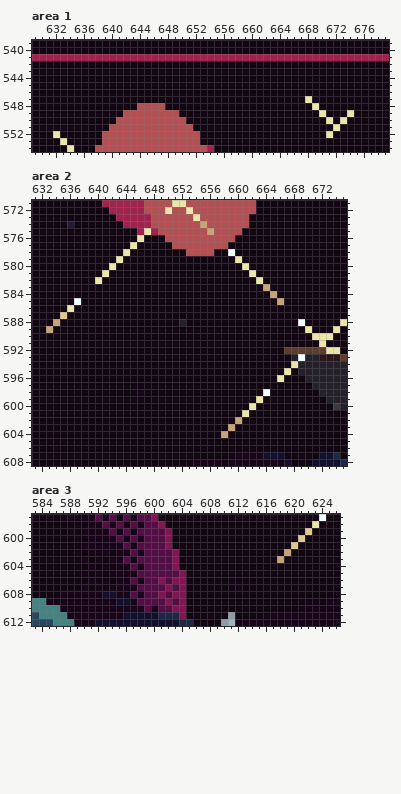
Two versions of one pixel-art file, raw assets/sketch.ase. Above is the file before it was changed.
1280x720 pixels, 1 frame. Shown: area 1: x 629..679, y 539..554; area 2: x 631..675, y 571..608; area 3: x 583..626, y 597..612. The commit also changed other parts of the picture, which this record leaves out.
Now the later version:
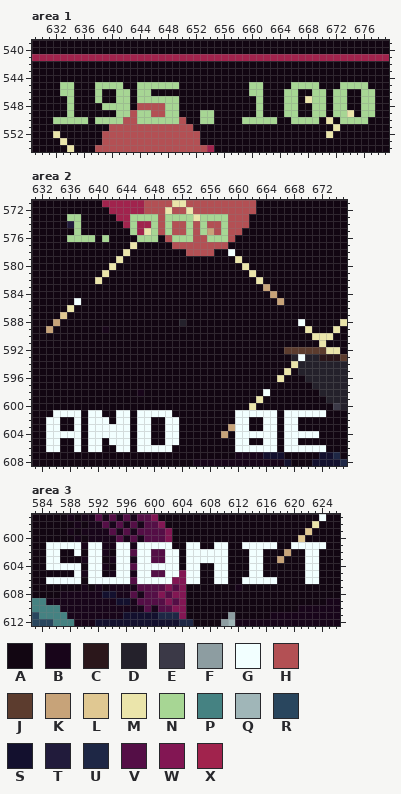
Palette (. is transparent): A #120612  B #18051a  C #2b171b  D #24212b  E #3b3947  F #8d9da1  G #f2ffff  H #b35054  J #5c3c2e  K #c7a379  L #e0c892  M #ebe5ab  N #a7d694  P #458282  Q #a0b6b8  R #29465e  S #13102e  T #211b3b  U #1e2745  V #540e46  W #821653  X #a1234d
Changes in this commit:
layer "GUI" added
--- area 1, layer "GUI"
@@ x 629..679 @@
 544 AAAAAAAAAAAAAAAAAAAAAAAAAAAAAAAAAAAAAAAAAAAAAAAAAAA
-545 AAAAAAAAAAAAAAAAAAAAAAAAAAAAAAAAAAAAAAAAAAAAAAAAAAA
-546 AAAAAAAAAAAAAAAAAAAAAAAAAAAAAAAAAAAAAAAAAAAAAAAAAAA
-547 AAAAAAAAAAAAAAAAAAAAAAAAAAAAAAAAAAAAAAAMAAAAAAAAAAA
-548 AAAAAAAAAAAAAAAHHHHAAAAAAAAAAAAAAAAAAAAAMAAAAAAAAAA
-549 AAAAAAAAAAAAAHHHHHHHHAAAAAAAAAAAAAAAAAAAAMAAAMAAAAA
-550 AAAAAAAAAAAAHHHHHHHHHHAAAAAAAAAAAAAAAAAAAAMAMAAAAAA
+545 AAAANNAAANNNNAANNNNNNAAAAAAAAAANNAAAANNNNAAANNNNAAA
+546 AAAANNAAANAANNANNAAAAAAAAAAAAAANNAAANNAANNANNAANNAA
+547 AAAAANAAANAANNANNNNNNAAAAAAAAAAANAAANNAMNNANNAANNAA
+548 AAAAANAAAANNNNAHHHHNNAAAAAAAAAAANAAANNAANNANNAANNAA
+549 AAAAANAAAAAANNHNNHHNNAAANNAAAAAANAAANNAANNANNMANNAA
+550 AAANNNNNANNNNHHNNNNNNHAANNAAAANNNNNAANNNNAMANNNNAAA
 551 AAAAAAAAAAAHHHHHHHHHHHHAAAAAAAAAAAAAAAAAAAAMAAAAAAA
--- area 2, layer "GUI"
@@ x 634..660 @@
 572 AAAAAAAAXXXXXHHHMHHMHHHHHHH
-573 AAAAAAAAAXXXXXHHHHHHMHHHHHH
-574 AATAAAAAAAXXXXHHHHHHHKHHHHH
-575 AAAAAAAAAAAAXMXHHHHHHHKHHHH
-576 AAAAAAAAAAAAMAAAHHHHHHHHHHA
+573 AANNAAAAAXXNNNNHNNNNMNNNNHH
+574 AATNAAAAAAXNXXNHNHHNHNHHNHH
+575 AAANAAAAAAANXMNHNHHNHNKHNHH
+576 AANNNNANAAAANNNAHNNNHHNNNHA
 577 AAAAAAAAAAAMAAAAAHHHHHHHHAA
@@ x 631..675 @@
 600 AAAAAAAAAAAAAAAAAAAAAAAAAAAAAAAMAAAAAAAAAAAED
-601 AAAAAAAAAAAAAAAAAAAAAAAAAAAAAAMAAAAAAAAAAAAAA
-602 AAAAAAAAAAAAAAAAAAAAAAAAAAAAAKAAAAAAAAAAAAAAA
-603 AAAAAAAAAAAAAAAAAAAAAAAAAAAAKAAAAAAAAAAAAAAAA
-604 AAAAAAAAAAAAAAAAAAAAAAAAAAAKAAAAAAAAAAAAAAAAA
-605 AAAAAAAAAAAAAAAAAAAAAAAAAAAAAAAAAAAAAAAAAAAAA
-606 AAABAAAAAAAAAAAAAAAAAAAAAAAAAAAAAAAAAAAAAAAAA
+601 AAAGGGGAGGAAGGAGGGGGAAAAAAAAAGGGGGGAGGGGGGAAA
+602 AAGGAAGAGGGAGGAGGAAGGAAAAAAAAGGAAGGAGGAAAAAAA
+603 AAGGAAGAGGGGGGAGGAAGGAAAAAAAKGGAAGGAGGAAAAAAA
+604 AAGGGGGAGGGGGGAGGAAGGAAAAAAKAGGGGGGAGGGGGAAAA
+605 AAGGAAGAGGAGGGAGGAAGGAAAAAAAAGGAAGGAGGAAAAAAA
+606 AAGGAAGAGGAAGGAGGGGGAAAAAAAAAGGGGGGAGGGGGGAAA
 607 AAAAAAAAAAAAAAAAAAAAAAAAAAAAABBBBSSSAAAAASSUA
--- area 3, layer "GUI"
@@ x 583..626 @@
 600 AAAAAABABBBBVBVBVVVWAAAAAAAAAAAAAAAAAALAAAAA
-601 AAAAAAABBBBBBVBVVVVWAAAAAAAAAAAAAAAAALAAAAAA
-602 AAAAAABABBBABBVBVVVVWAAAAAAAAAAAAAAAKAAAAAAA
-603 AAAAAAABABABBVBVVVVVWAAAAAAAAAAAAAAKAAAAAAAA
-604 AAAAAAAABABABBVBVVVVWAAAAAAAAAAAAAAAAAAAAAAA
-605 AAAAAAABABABBBBVVVVVVWAAAAAAAAAAAAAAAAAAAAAA
-606 AAAAAAAABABABBVBVVWVWWAAAAAAAAAAAAAAAAAAAAAA
+601 AAGGGGGBGGBBGGBGGGGGAAGGAAGGAAGGGGGAAGGGGGAA
+602 AAGGAAGAGGBAGGVGGVVGGAGGGGGGAAAGGAAAKAAGGAAA
+603 AAGGAAABGGABGGBGGVVGGAGGGGGGAAAGGAAKAAAGGAAA
+604 AAGGGGGAGGBAGGVGGGGGGAGGAAGGAAAGGAAAAAAGGAAA
+605 AAAAAAGBGGABGGBGGVVGGWGGAAGGAAAGGAAAAAAGGAAA
+606 AAGGGGGAGGGGGGVGGGGGWWGGAAGGAAGGGGGAAAAGGAAA
 607 AAAAAAABABABBBBVVVVWVWAAAAAAABAAAAAAAAAAAAAA
Pixel boxes of the changes (left, top, right, bottom) in both pictures:
changed: (53, 82, 179, 124)
changed: (242, 82, 375, 124)
changed: (200, 110, 214, 124)
changed: (67, 214, 228, 242)
changed: (46, 410, 179, 452)
changed: (235, 410, 326, 452)
changed: (46, 542, 326, 584)
